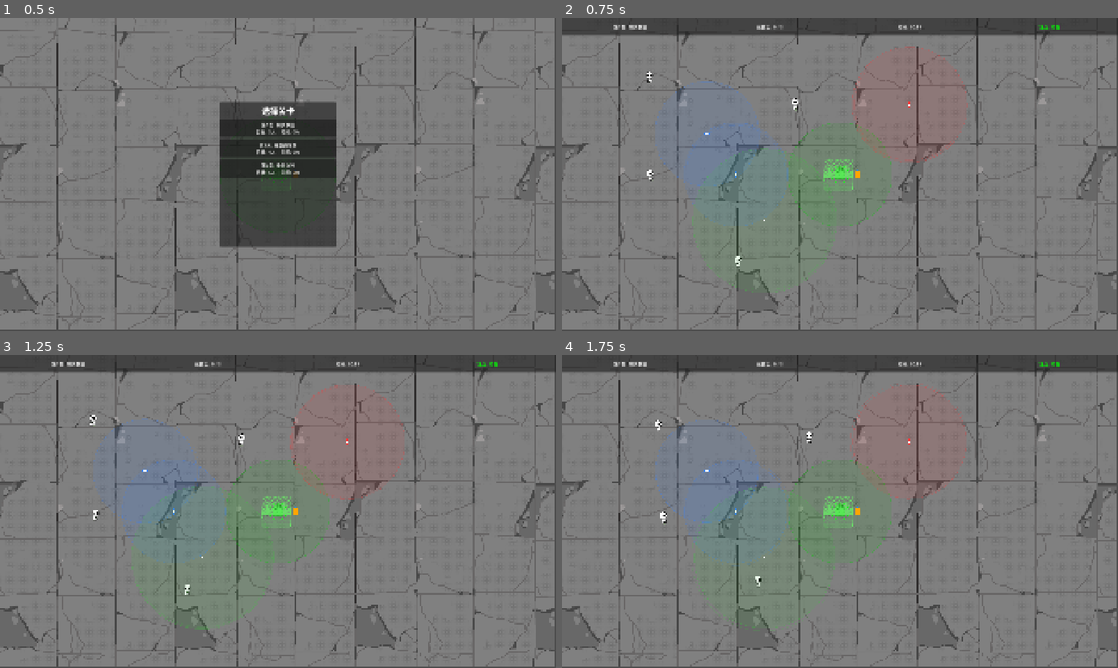
Above: before the commit, frames 1-4 (two rows, left to right).
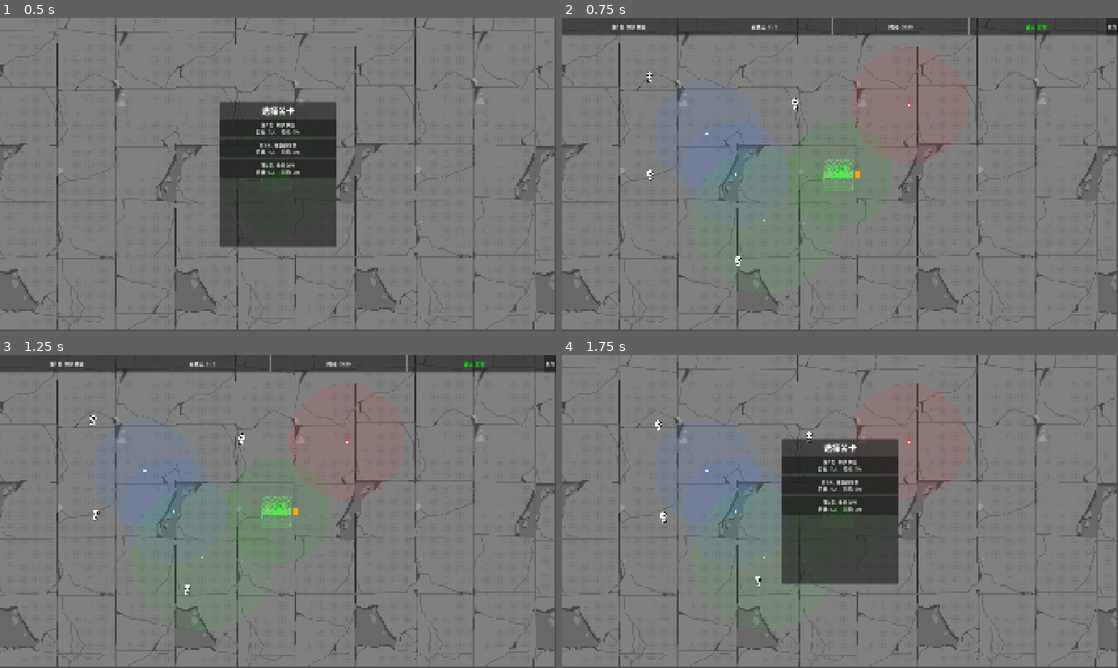
Above: after the commit, the same moments.

Repository: kunk70352-png/Safe-Anchor
Game: Godot game, scene res://src/main/main.tscn
The game is run twice, just before and just after one commit, with the same random seed, the same clock (stepped at 60 frames per second) and the same inputs.
Inputs (mouse positions are in pixels of both pictures, inside the frame that each line leads up to):
- Up to frame 1 (0.5 s): no input
- Up to frame 2 (0.75 s): click "第1关: 初次救援 目标: 3人 | 时间: 60s" at 0.5 s
- Up to frame 3 (1.25 s): no input
- Up to frame 4 (1.75 s): click (1112, 364) at 1.25 s, where only the run after the commit has a clickable "放弃"

Frame 1 is identical in both runs. In frame 2, 0.3% of the frame differs, in the area x 9-100%, y 0-6%; in frame 3, 0.3%; in frame 4, 15%, in the area x 0-100%, y 0-74%.

Commit message:
胜利界面加返回选关按钮，HUD加放弃按钮

Diff:
--- a/src/main/main.gd
+++ b/src/main/main.gd
@@ -94,3 +94,8 @@
 
 func on_quit_pressed() -> void:
 	_show_level_select()
+
+
+func on_return_to_select() -> void:
+	GameManager.reset_for_new_level()
+	_show_level_select()
--- a/src/ui/hud.gd
+++ b/src/ui/hud.gd
@@ -6,12 +6,20 @@
 @onready var rescued_label: Label = %RescuedLabel
 @onready var timer_label: Label = %TimerLabel
 @onready var anchors_label: Label = %AnchorsLabel
+@onready var give_up_button: Button = %GiveUpButton
 
 
 func _ready() -> void:
 	GameManager.level_started.connect(_on_level_started)
 	GameManager.refugee_rescued.connect(_on_refugee_rescued)
 	GameManager.time_updated.connect(_on_time_updated)
+	give_up_button.pressed.connect(_on_give_up)
+
+
+func _on_give_up() -> void:
+	var main := get_tree().get_first_node_in_group("main")
+	if main and main.has_method("on_return_to_select"):
+		main.on_return_to_select()
 
 
 func _process(_delta: float) -> void:
--- a/src/ui/hud.tscn
+++ b/src/ui/hud.tscn
@@ -8,15 +8,12 @@
 anchors_preset = 15
 anchor_right = 1.0
 anchor_bottom = 1.0
-grow_horizontal = 2
-grow_vertical = 2
 script = ExtResource("1_script")
 
 [node name="TopPanel" type="Panel" parent="."]
 layout_mode = 0
 offset_right = 1920.0
 offset_bottom = 60.0
-size_flags_horizontal = 3
 
 [node name="HBoxContainer" type="HBoxContainer" parent="TopPanel"]
 layout_mode = 1
@@ -66,3 +63,13 @@
 size_flags_horizontal = 3
 text = "Anchors: 0 / 0"
 horizontal_alignment = 1
+
+[node name="Separator4" type="ColorRect" parent="TopPanel/HBoxContainer"]
+layout_mode = 2
+custom_minimum_size = Vector2(2, 0)
+color = Color(0.5, 0.5, 0.5, 1)
+
+[node name="GiveUpButton" type="Button" parent="TopPanel/HBoxContainer"]
+unique_name_in_owner = true
+layout_mode = 2
+text = "放弃"
--- a/src/ui/victory_screen.gd
+++ b/src/ui/victory_screen.gd
@@ -1,15 +1,12 @@
-## VictoryScreen — 玩家在时间耗尽前救出足够难民时显示。
-## 展示关卡统计并提供下一关/重试导航。
+## VictoryScreen — 胜利时显示。展示统计并提供下一关/重试/返回。
 extends Control
 
-# ---- 节点引用 ----
 @onready var title_label: Label = %TitleLabel
 @onready var stats_label: Label = %StatsLabel
 @onready var next_button: Button = %NextButton
 @onready var retry_button: Button = %RetryButton
-@onready var quit_button: Button = %QuitButton
+@onready var back_button: Button = %BackButton
 
-# ---- Main 引用 ----
 var _main_ref: Node = null
 
 
@@ -18,7 +15,7 @@
 	_main_ref = get_tree().get_first_node_in_group("main")
 	next_button.pressed.connect(_on_next_pressed)
 	retry_button.pressed.connect(_on_retry_pressed)
-	quit_button.pressed.connect(_on_quit_pressed)
+	back_button.pressed.connect(_on_back_pressed)
 
 
 func display_stats(stats: Dictionary) -> void:
@@ -35,22 +32,23 @@
 	stats_label.text = (
 		"关卡: %s\n" % stats.get("level_name", "?") +
 		"用时: %02d:%02d\n" % [minutes, seconds] +
-		"救出: %d / %d\n" % [rescued, target] +
-		"任务成功！"
+		"救出: %d / %d" % [rescued, target]
 	)
 
 
+func _call_main(method: String) -> void:
+	var main := get_tree().get_first_node_in_group("main") if _main_ref == null else _main_ref
+	if main and main.has_method(method):
+		main.call(method)
+
+
 func _on_next_pressed() -> void:
-	var main := get_tree().get_first_node_in_group("main") if _main_ref == null else _main_ref
-	if main and main.has_method("on_next_level_pressed"):
-		main.on_next_level_pressed()
+	_call_main("on_next_level_pressed")
 
 
 func _on_retry_pressed() -> void:
-	var main := get_tree().get_first_node_in_group("main") if _main_ref == null else _main_ref
-	if main and main.has_method("on_retry_pressed"):
-		main.on_retry_pressed()
+	_call_main("on_retry_pressed")
 
 
-func _on_quit_pressed() -> void:
-	get_tree().quit()
+func _on_back_pressed() -> void:
+	_call_main("on_return_to_select")
--- a/src/ui/victory_screen.tscn
+++ b/src/ui/victory_screen.tscn
@@ -7,8 +7,6 @@
 anchors_preset = 15
 anchor_right = 1.0
 anchor_bottom = 1.0
-grow_horizontal = 2
-grow_vertical = 2
 script = ExtResource("1_script")
 
 [node name="CenterPanel" type="Panel" parent="."]
@@ -22,15 +20,13 @@
 offset_top = -150.0
 offset_right = 200.0
 offset_bottom = 150.0
-grow_horizontal = 2
-grow_vertical = 2
 
 [node name="VBoxContainer" type="VBoxContainer" parent="CenterPanel"]
 layout_mode = 1
 anchors_preset = 15
 anchor_right = 1.0
 anchor_bottom = 1.0
-theme_override_constants/separation = 15
+theme_override_constants/separation = 12
 
 [node name="TitleLabel" type="Label" parent="CenterPanel/VBoxContainer"]
 unique_name_in_owner = true
@@ -53,14 +49,14 @@
 [node name="NextButton" type="Button" parent="CenterPanel/VBoxContainer/ButtonsHBox"]
 unique_name_in_owner = true
 layout_mode = 2
-text = "Next Level"
+text = "下一关"
 
 [node name="RetryButton" type="Button" parent="CenterPanel/VBoxContainer/ButtonsHBox"]
 unique_name_in_owner = true
 layout_mode = 2
-text = "Retry"
+text = "重试"
 
-[node name="QuitButton" type="Button" parent="CenterPanel/VBoxContainer/ButtonsHBox"]
+[node name="BackButton" type="Button" parent="CenterPanel/VBoxContainer/ButtonsHBox"]
 unique_name_in_owner = true
 layout_mode = 2
-text = "Quit"
+text = "返回选关"
Not shown, added: src/ui/level_select.gd.uid
Not shown: 1 places in src/ui/level_select.tscn that only renumber resources
